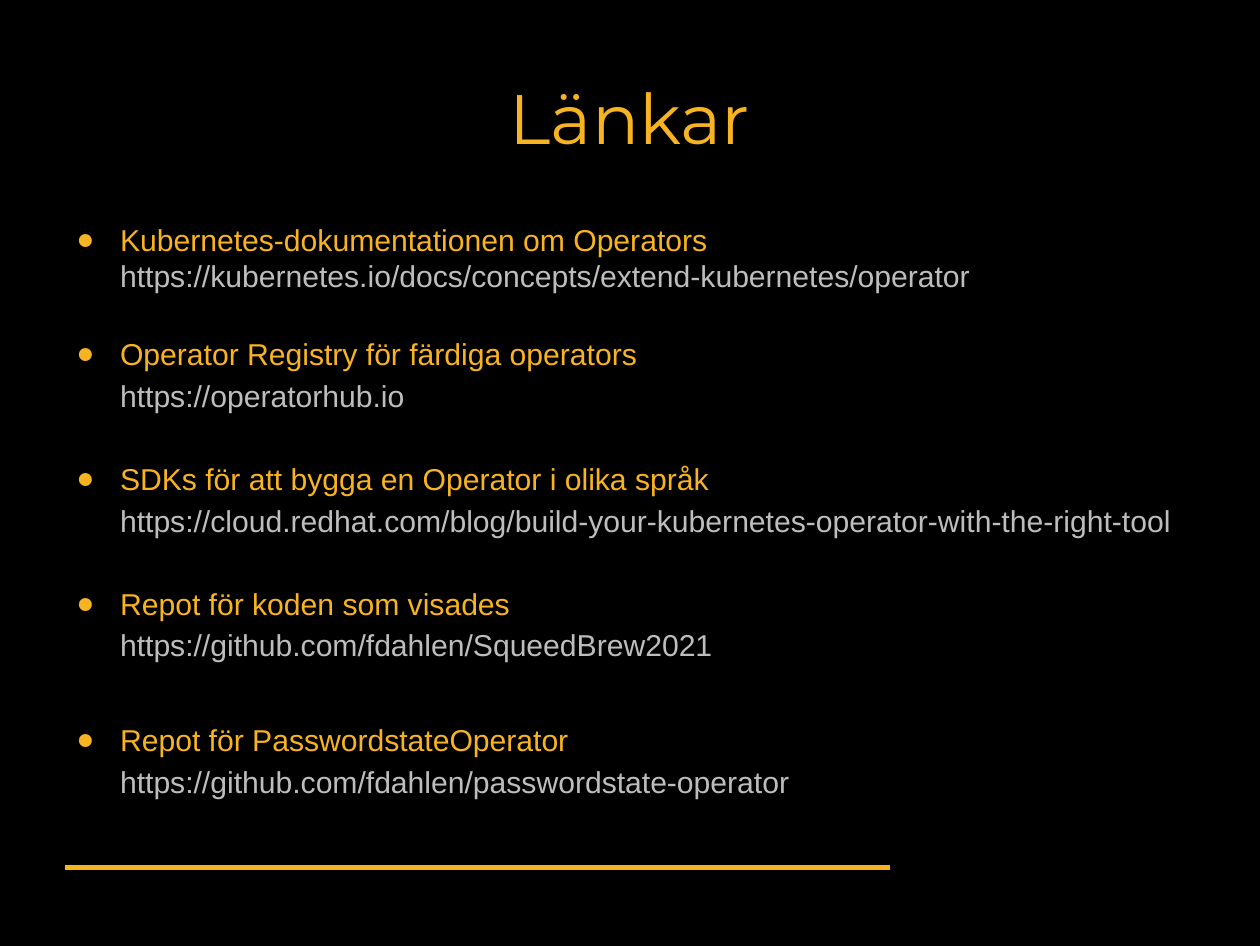
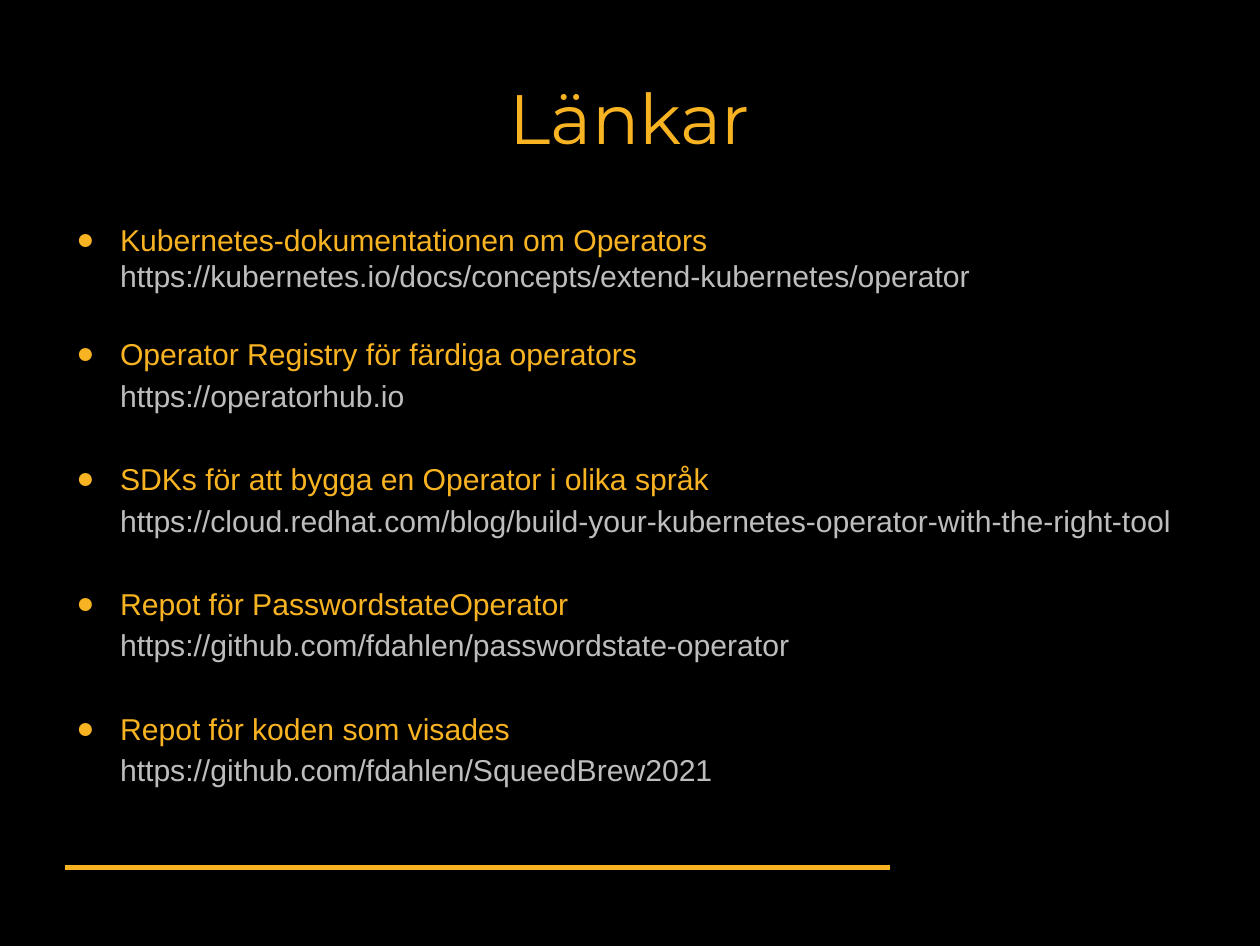
Before and after one commit to fdahlen/SqueedBrew2021, a slide deck: slide 10 of Operator.pptx. Drawn at 1260x946 pixels with LibreOffice and Linux fonts; fonts in the diff are those of the drawing; background and template pictures are left out. Boxes give left, top, right and bottom in pixels: in the first picture for what was removed or moved away, otherwise in the second. Text is boxed around its words. In the diff, an @@ line names an element or a change of style, - is before the commit and + after.

Commit message:
Updated presentation

```diff
--- a/Operator.pptx
+++ b/Operator.pptx
@@ text at [120,593,789,663]: paragraph added @@
+● Repot för PasswordstateOperator
+  https://github.com/fdahlen/passwordstate-operator
@@ text at [120,729,789,799]: paragraph removed @@
-● Repot för PasswordstateOperator
-  https://github.com/fdahlen/passwordstate-operator
```
Also in this commit, not shown: 1 slide added.
